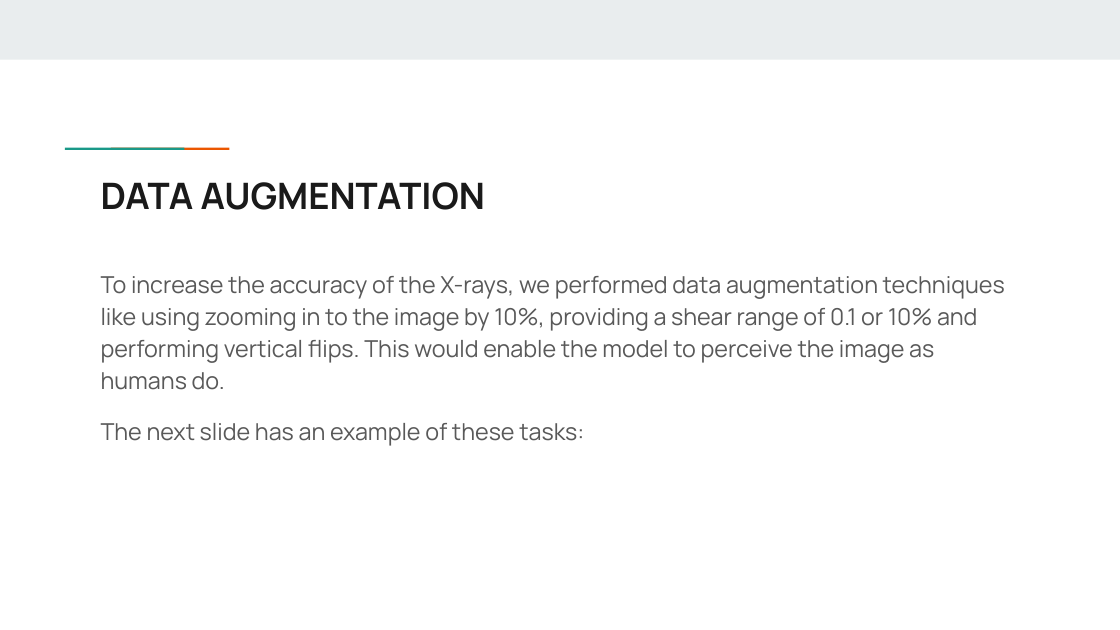
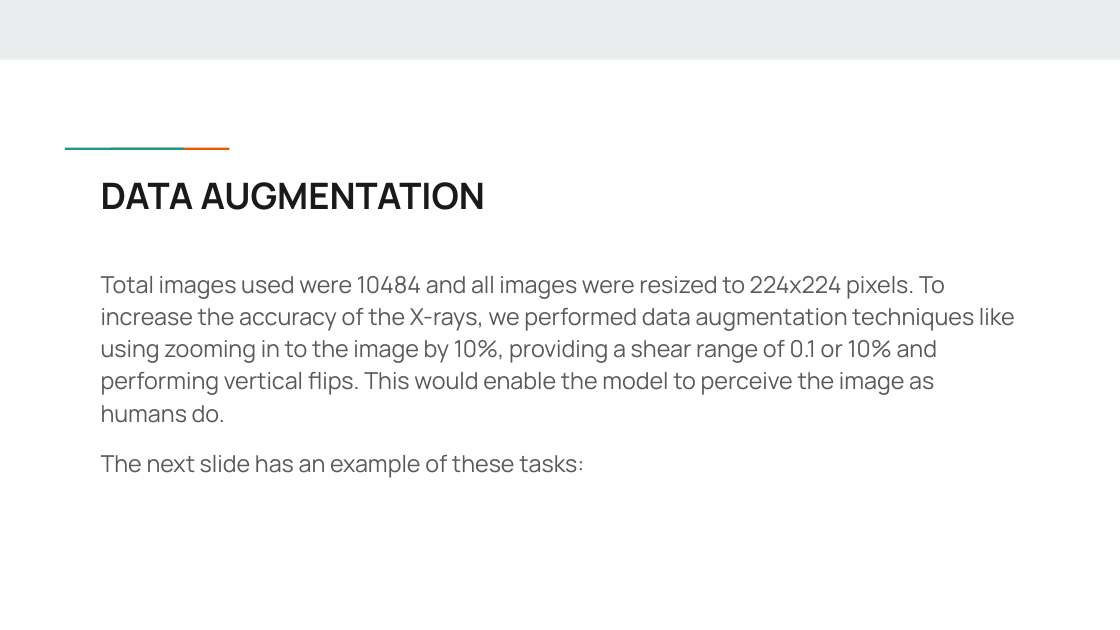
Before and after one commit to Mayank0255/IT1634-COVID19-Predictions-and-Analysis, a slide deck: slide 29 of Minor Project Presentation.pptx (slide 28 before the commit). Drawn at 1120x630 pixels with LibreOffice and Linux fonts; fonts in the diff are those of the drawing. Boxes give left, top, right and bottom in pixels: in the first picture for what was removed or moved away, otherwise in the second. Text is boxed around its words. In the diff, an @@ line names an element or a change of style, - is before the commit and + after.

```diff
--- a/Minor Project Presentation.pptx
+++ b/Minor Project Presentation.pptx
@@ text at (x1=101, y1=276, x2=1015, y2=423): text changed @@
-To increase the accuracy of the X-rays, we performed data augmentation techniques like using zooming in to the image by 10%, providing a shear range of 0.1 or 10% and performing vertical flips. This would enable the model to perceive the image as humans do.
+Total images used were 10484 and all images were resized to 224x224 pixels. To increase the accuracy of the X-rays, we performed data augmentation techniques like using zooming in to the image by 10%, providing a shear range of 0.1 or 10% and performing vertical flips. This would enable the model to perceive the image as humans do.
```
Also in this commit, not shown: 6 other slides changed, 9 slides added, 5 slides removed, 1 other file.
